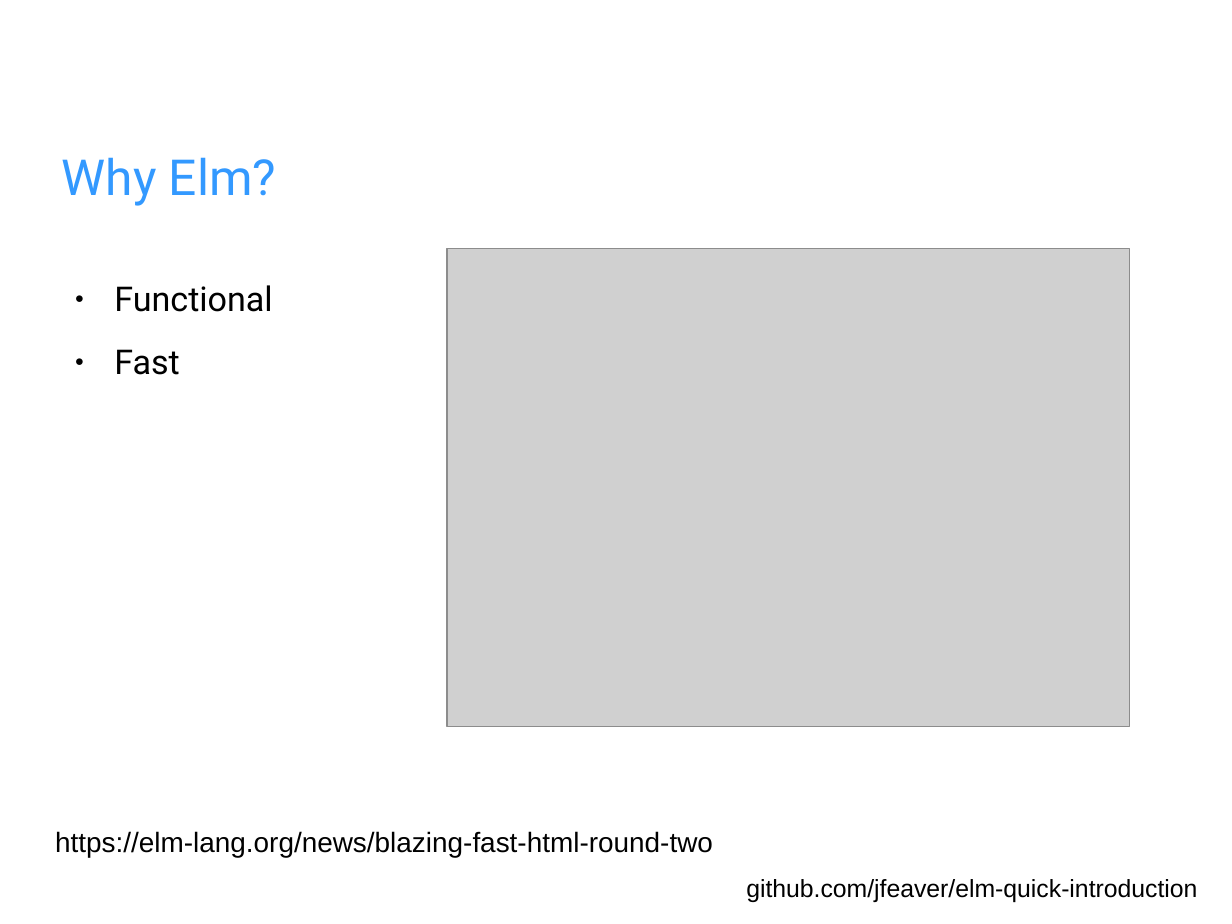
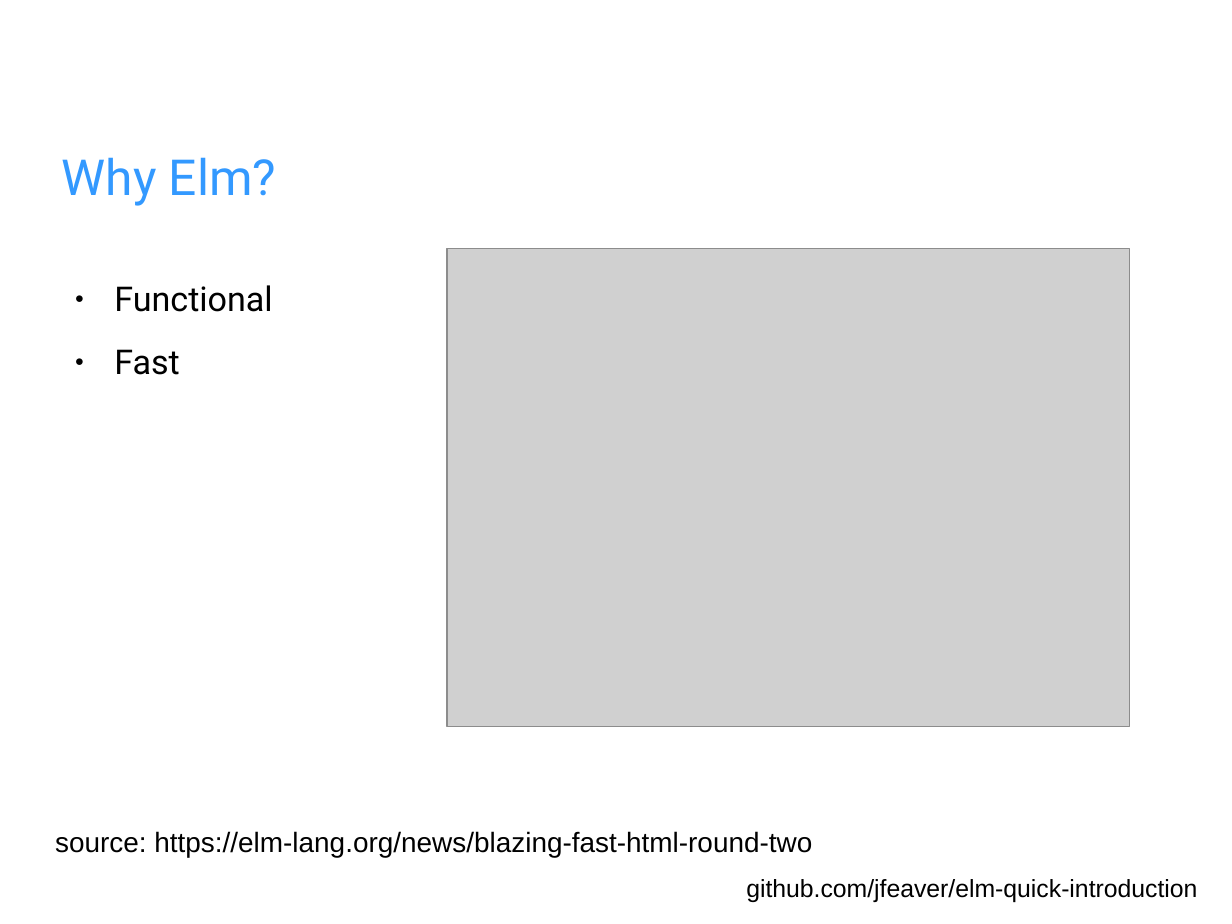
Before and after one commit to jfeaver/elm-quick-introduction, a slide deck: slide 5 of elm-intro.odp (slide 6 before the commit). Drawn at 1232x924 pixels with LibreOffice and Linux fonts; fonts in the diff are those of the drawing; grey boxes stand for pictures; background and template pictures are left out. Boxes give left, top, right and bottom in pixels: in the first picture for what was removed or moved away, otherwise in the second. Text is boxed around its words. In the diff, an @@ line names an element or a change of style, - is before the commit and + after.

```diff
--- a/elm-intro.odp
+++ b/elm-intro.odp
@@ text at [55, 831, 812, 858]: text changed @@
-https://elm-lang.org/news/blazing-fast-html-round-two
+source: https://elm-lang.org/news/blazing-fast-html-round-two
```
Also in this commit, not shown: 8 other slides changed, 1 slide removed.
